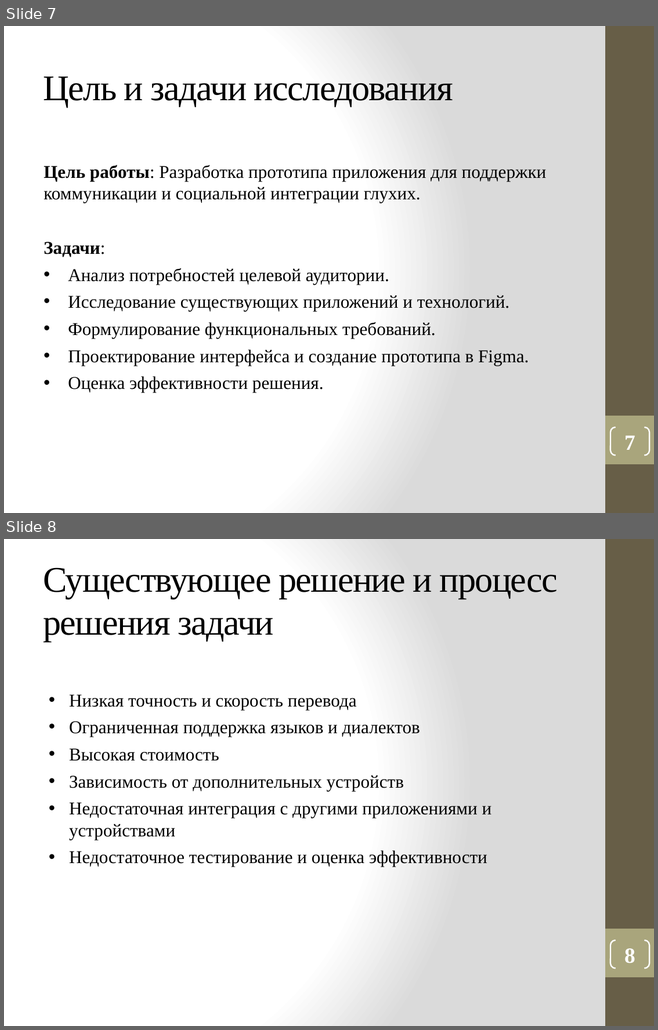
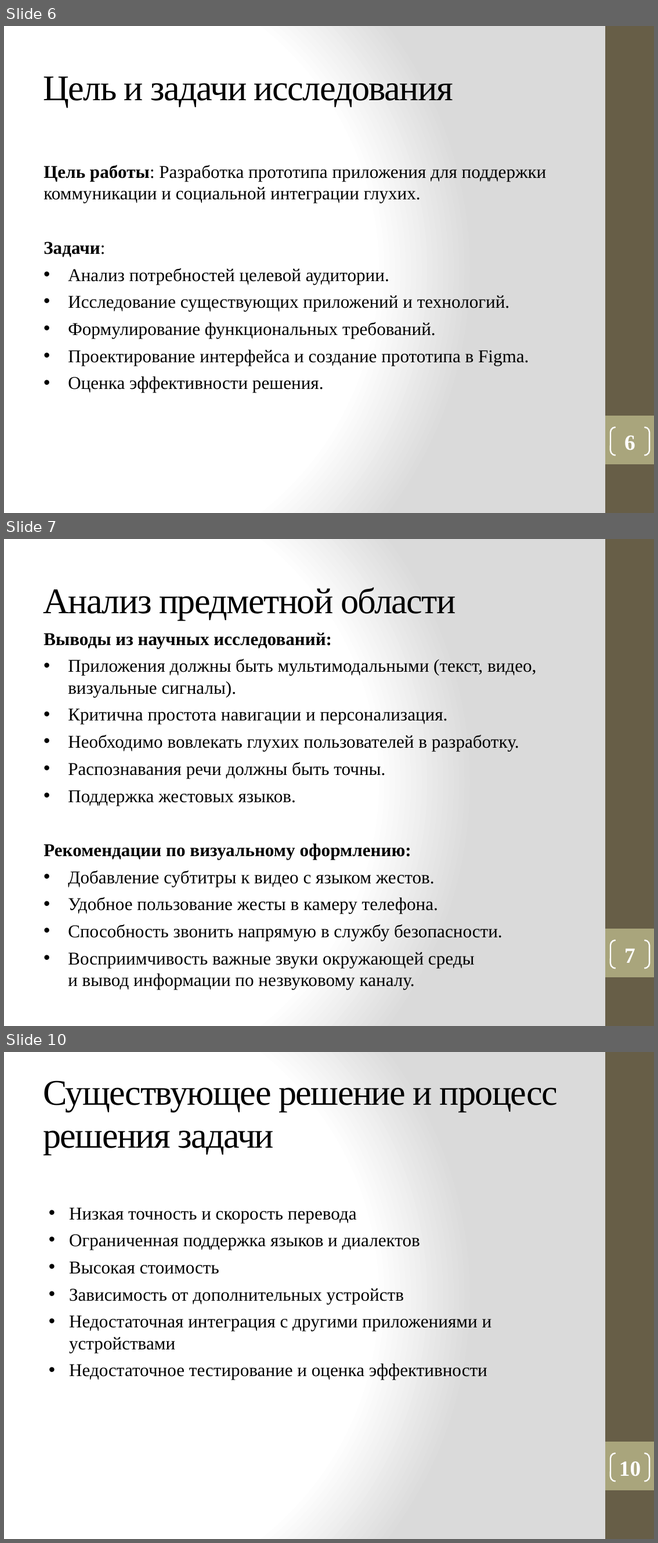
Before and after one commit to vadimgilka/DeafAndDumbPeople, a slide deck: Моя документация/Презентация_Панова.pptx. Shown one above the other, each under a label of ours: slides 7 and 8 before the commit, slides 6, 7 and 10 after it; the slides between them are not shown. The pictures are 658x1030 and 658x1543 pixels, drawn with LibreOffice and Linux fonts; fonts in the diff are those of the drawing. Boxes give left, top, right and bottom in pixels: in the first picture for what was removed or moved away, otherwise in the second. Text is boxed around its words. In the diff, an @@ line names an element or a change of style, - is before the commit and + after.

Commit message:
Презентация. Добавлено анектирование из научных исслед.

```diff
--- a/Моя документация/Презентация_Панова.pptx
+++ b/Моя документация/Презентация_Панова.pptx
@@ slide 7 added at bbox=[4, 539, 654, 1026], background gradient #FFFFFF to #DADADA; not listed: 2 template elements that a slide beside it also shows @@
@@ title added at bbox=[43, 587, 456, 620], 40 pt, text #000000 @@
+Анализ предметной области
@@ text added at bbox=[43, 632, 536, 990], 20 pt, text #000000 @@
+Выводы из научных исследований:
+• Приложения должны быть мультимодальными (текст, видео, визуальные сигналы).
+• Критична простота навигации и персонализация.
+• Необходимо вовлекать глухих пользователей в разработку.
+• Распознавания речи должны быть точны.
+• Поддержка жестовых языков.
+Рекомендации по визуальному оформлению:
+• Добавление субтитры к видео с языком жестов.
+• Удобное пользование жесты в камеру телефона.
+• Способность звонить напрямую в службу безопасности.
+• Восприимчивость важные звуки окружающей среды
+  и вывод информации по незвуковому каналу.
@@ page number added at bbox=[610, 940, 649, 968], outline #FFFFFF 1.5 pt, 24 pt, text #FFFFFF, bold @@
+7
@@ what was slide 7 is now slide 6 @@
@@ page number at bbox=[624, 435, 635, 451]: text changed @@
-7
+6
@@ what was slide 8 is now slide 10 @@
@@ page number at bbox=[619, 1461, 640, 1477]: text changed @@
-8
+10
```
Also in this commit, not shown: 5 slides changed, 5 other slides added, 3 slides removed, 1 other file.
